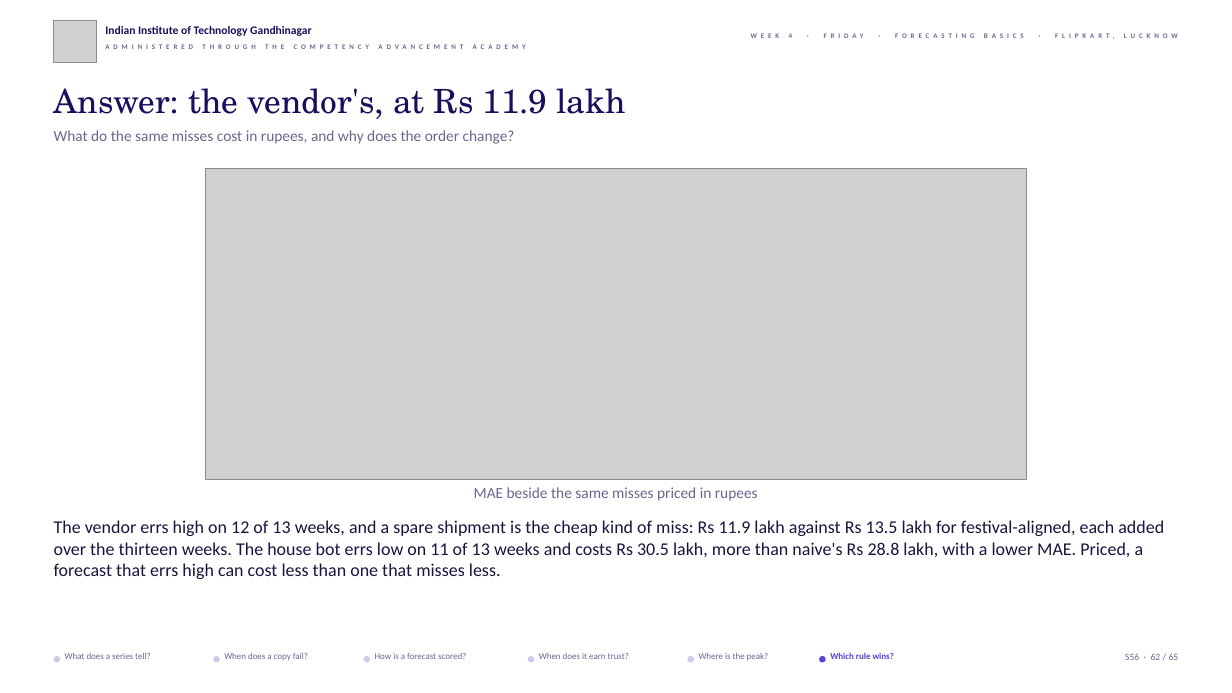
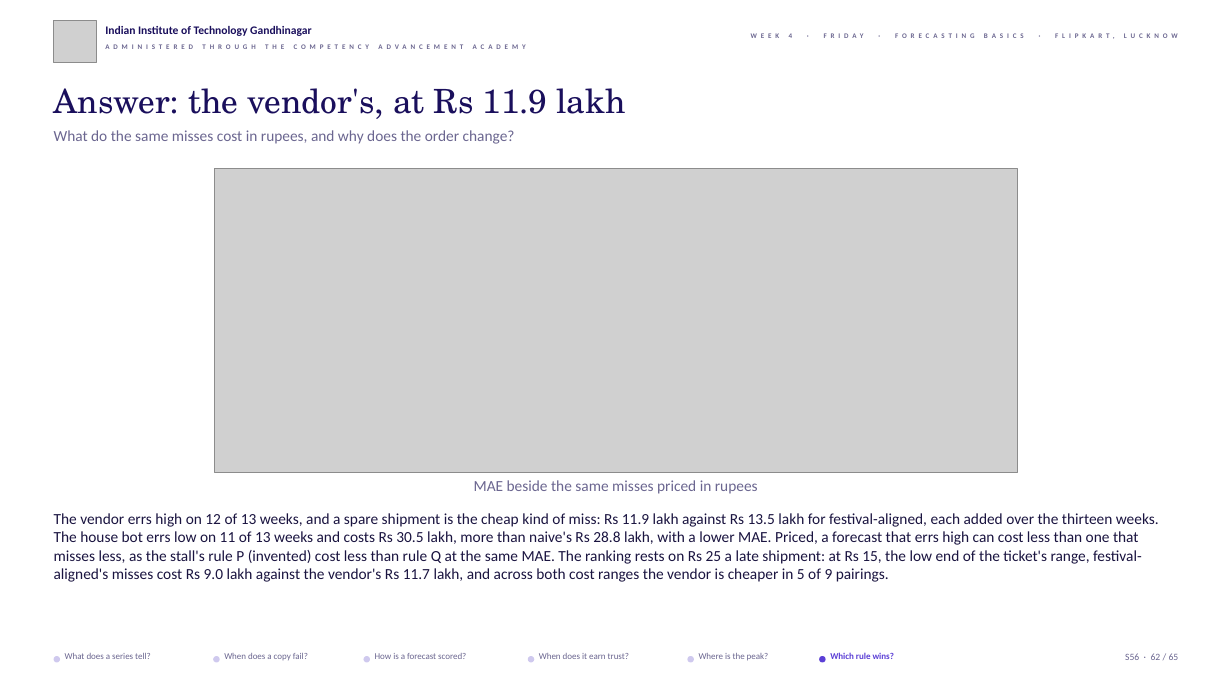
Before and after one commit to fde-academy-lab/c2-content-factory, a slide deck: slide 62 of content/W04/D5/slides/C2_W04_D05_half1_STUDENT.pptx. Drawn at 1232x693 pixels with LibreOffice and Linux fonts; fonts in the diff are those of the drawing; grey boxes stand for pictures; background and template pictures are left out. Boxes give left, top, right and bottom in pixels: in the first picture for what was removed or moved away, otherwise in the second. Text is boxed around its words. In the diff, an @@ line names an element or a change of style, - is before the commit and + after.

```diff
--- a/content/W04/D5/slides/C2_W04_D05_half1_STUDENT.pptx
+++ b/content/W04/D5/slides/C2_W04_D05_half1_STUDENT.pptx
@@ picture: place and size @@
-picture at (206, 168, 1027, 480)
+picture at (215, 168, 1018, 472)
@@ text "MAE beside the same misses ...": place and size @@
-text "MAE beside the same misses ..." at (474, 487, 758, 501)
+text "MAE beside the same misses ..." at (474, 480, 758, 494)
@@ text at (54, 513, 1159, 582): text changed; size 14 to 12 pt @@
-The vendor errs high on 12 of 13 weeks, and a spare shipment is the cheap kind of miss: Rs 11.9 lakh against Rs 13.5 lakh for festival-aligned, each added over the thirteen weeks. The house bot errs low on 11 of 13 weeks and costs Rs 30.5 lakh, more than naive's Rs 28.8 lakh, with a lower MAE. Priced, a forecast that errs high can cost less than one that misses less.
+The vendor errs high on 12 of 13 weeks, and a spare shipment is the cheap kind of miss: Rs 11.9 lakh against Rs 13.5 lakh for festival-aligned, each added over the thirteen weeks. The house bot errs low on 11 of 13 weeks and costs Rs 30.5 lakh, more than naive's Rs 28.8 lakh, with a lower MAE. Priced, a forecast that errs high can cost less than one that misses less, as the stall's rule P (invented) cost less than rule Q at the same MAE. The ranking rests on Rs 25 a late shipment: at Rs 15, the low end of the ticket's range, festival-aligned's misses cost Rs 9.0 lakh against the vendor's Rs 11.7 lakh, and across both cost ranges the vendor is cheaper in 5 of 9 pairings.
```
Also in this commit, not shown: 45 other slides changed, 5 other files.
